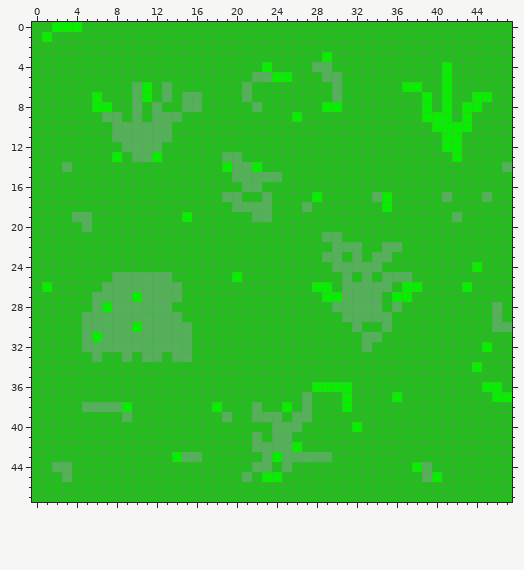
A pixel-art sprite gets an edit: gay game/test_BACKINTHEGAME/res/tiles/grass1.png. Above: the version before the commit.
The file is 48x48 pixels.
Now the later version:
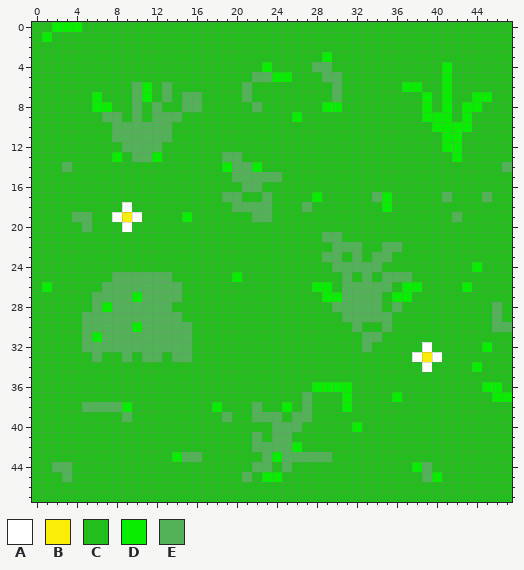
Palette (. is transparent): A #ffffff  B #faee07  C #23be1d  D #09ed00  E #53b158
The edit:
y 18: x 9 C -> A
y 19: x 8..10 CCC -> ABA
y 20: x 9 C -> A
y 32: x 39 C -> A
y 33: x 38..40 CCC -> ABA
y 34: x 39 C -> A
Boxes around the changes in both pictures, in picture pixels (x1, y1, x2, y2):
changed: (112, 202, 142, 232)
changed: (412, 342, 442, 372)
